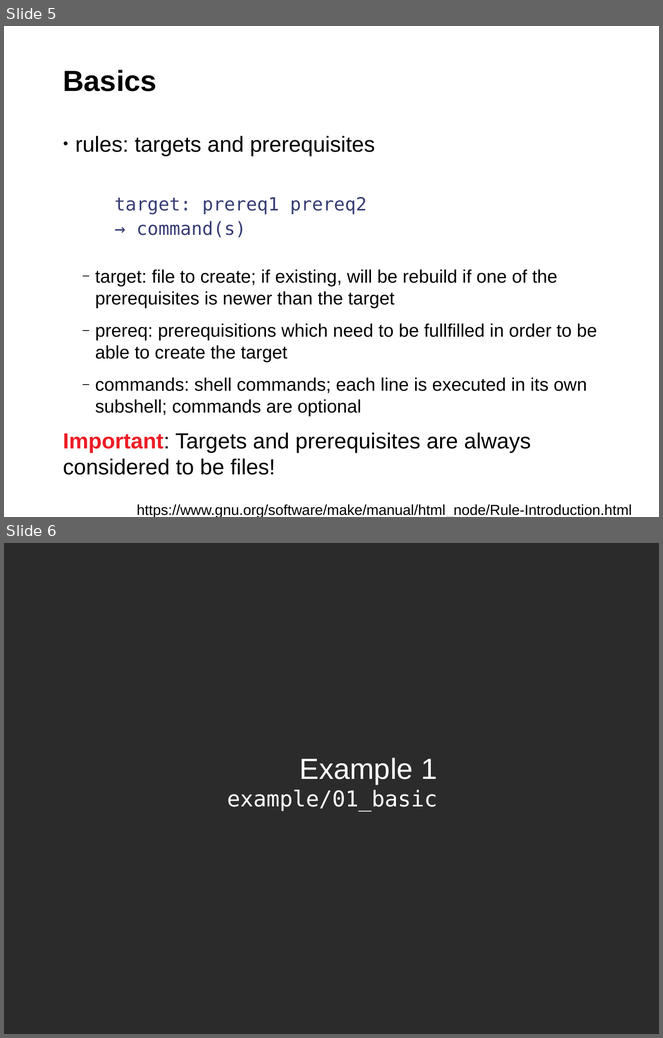
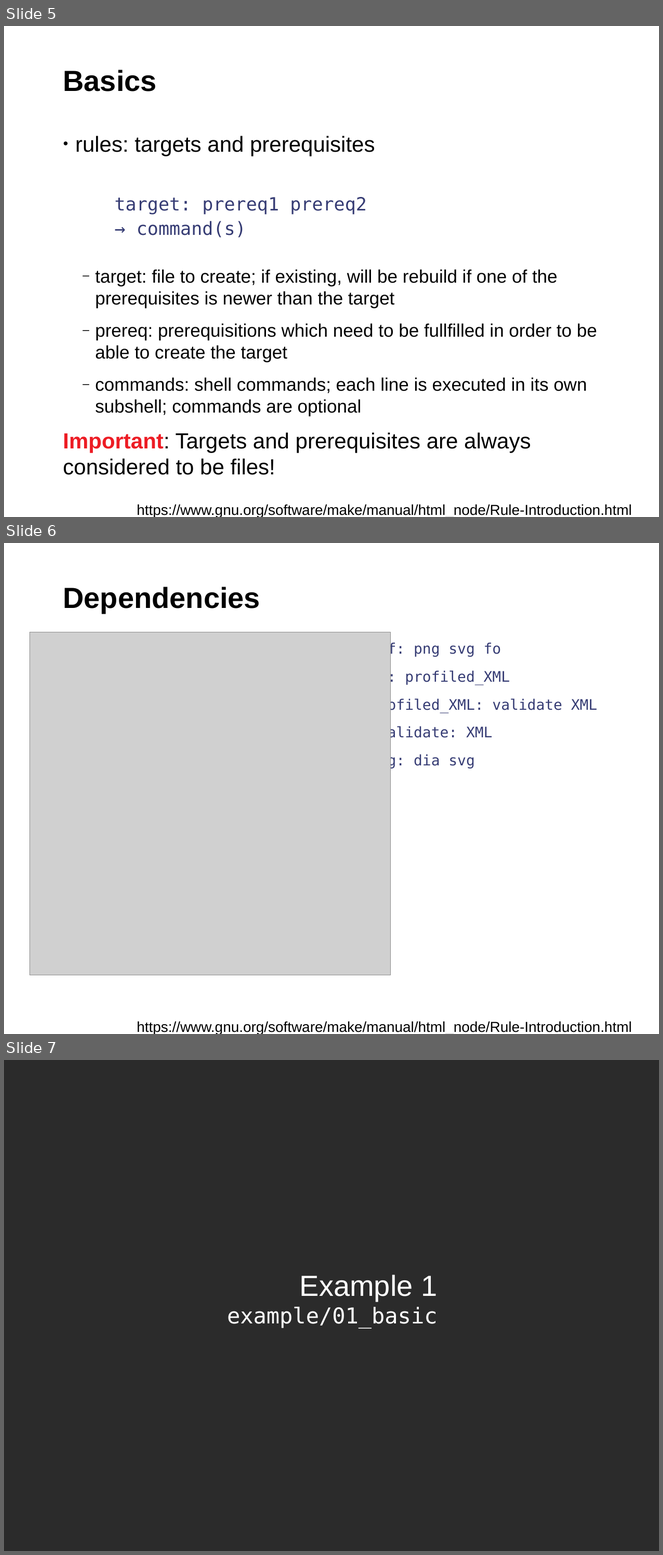
Before and after one commit to fsundermeyer/GNU_make_workshop, a slide deck: GNU_make_03_2015.odp. Shown one above the other, each under a label of ours: slides 5 and 6 before the commit, slides 5, 6 and 7 after it. The pictures are 663x1038 and 663x1555 pixels, drawn with LibreOffice and Linux fonts; fonts in the diff are those of the drawing; grey boxes stand for pictures; background and template pictures are left out; a plain dark background stands for a picture behind light text. Boxes give left, top, right and bottom in pixels: in the first picture for what was removed or moved away, otherwise in the second. Text is boxed around its words. In the diff, an @@ line names an element or a change of style, - is before the commit and + after.

```diff
--- a/GNU_make_03_2015.odp
+++ b/GNU_make_03_2015.odp
@@ slide 6 added at <box>4,543,659,1034</box>, background #FFFFFF; not listed: 1 template element that a slide beside it also shows @@
@@ title added at <box>63,587,260,614</box>, 32 pt, text #000000, bold @@
+Dependencies
@@ picture added at <box>29,632,390,976</box> @@
@@ text added at <box>370,642,597,769</box>, 16 pt, text #363C74 @@
+pdf: png svg fo
+fo: profiled_XML
+profiled_XML: validate XML
+.validate: XML
+svg: dia svg
@@ text added at <box>137,1021,632,1034</box>, 16 pt, text #000000 @@
+https://www.gnu.org/software/make/manual/html_node/Rule-Introduction.html
@@ what was slide 6 is now slide 7 @@
```
Also in this commit, not shown: 3 other slides added.
